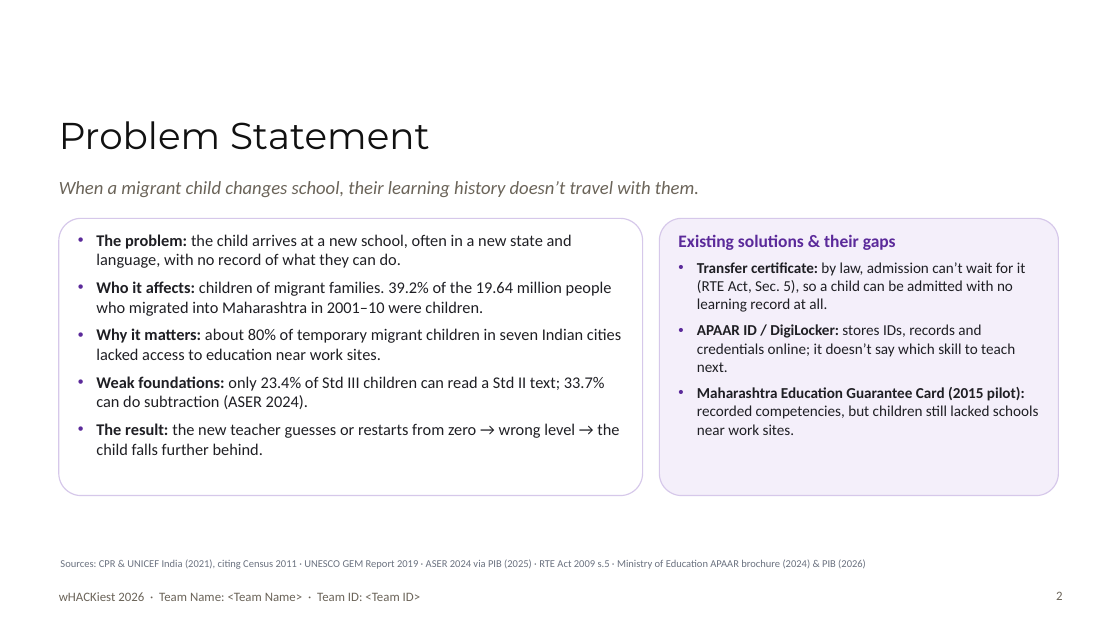
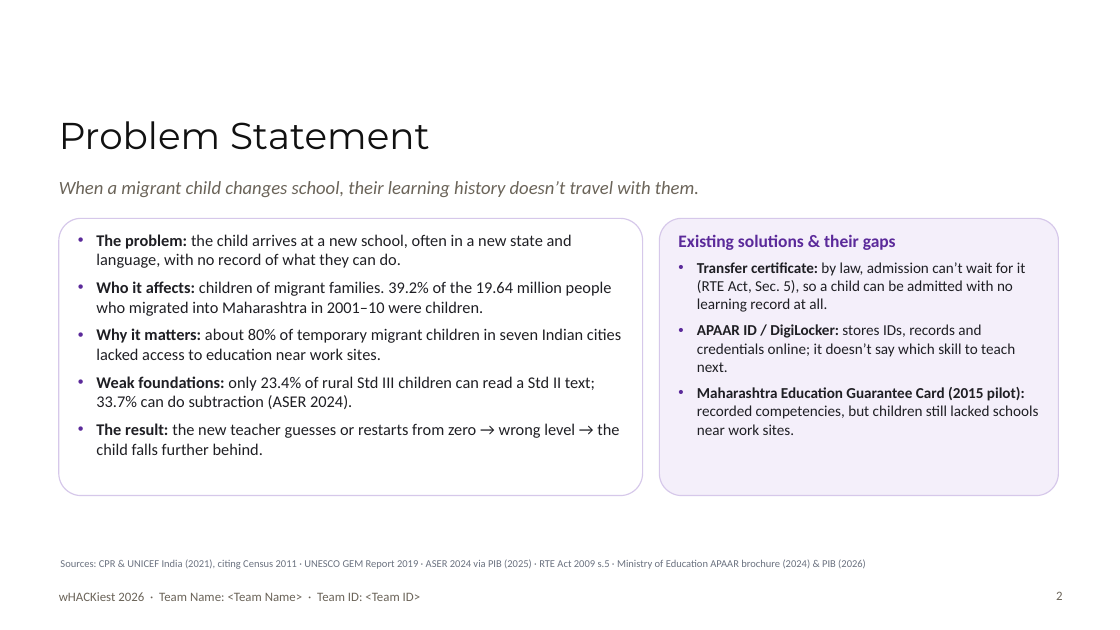
Before and after one commit to Saisagar31/ContinuED, a slide deck: slide 2 of docs/pitch/deck/ContinuED_Track4.pptx. Drawn at 1120x630 pixels with LibreOffice and Linux fonts; fonts in the diff are those of the drawing; background and template pictures are left out. Boxes give left, top, right and bottom in pixels: in the first picture for what was removed or moved away, otherwise in the second. Text is boxed around its words. In the diff, an @@ line names an element or a change of style, - is before the commit and + after.

```diff
--- a/docs/pitch/deck/ContinuED_Track4.pptx
+++ b/docs/pitch/deck/ContinuED_Track4.pptx
@@ text in rounded rectangle at (96,376,595,409): text changed @@
-• Weak foundations: only 23.4% of Std III children can read a Std II text; 33.7% can do subtraction (ASER 2024).
+• Weak foundations: only 23.4% of rural Std III children can read a Std II text; 33.7% can do subtraction (ASER 2024).
```
Also in this commit, not shown: 1 other slide changed, 8 other files.
